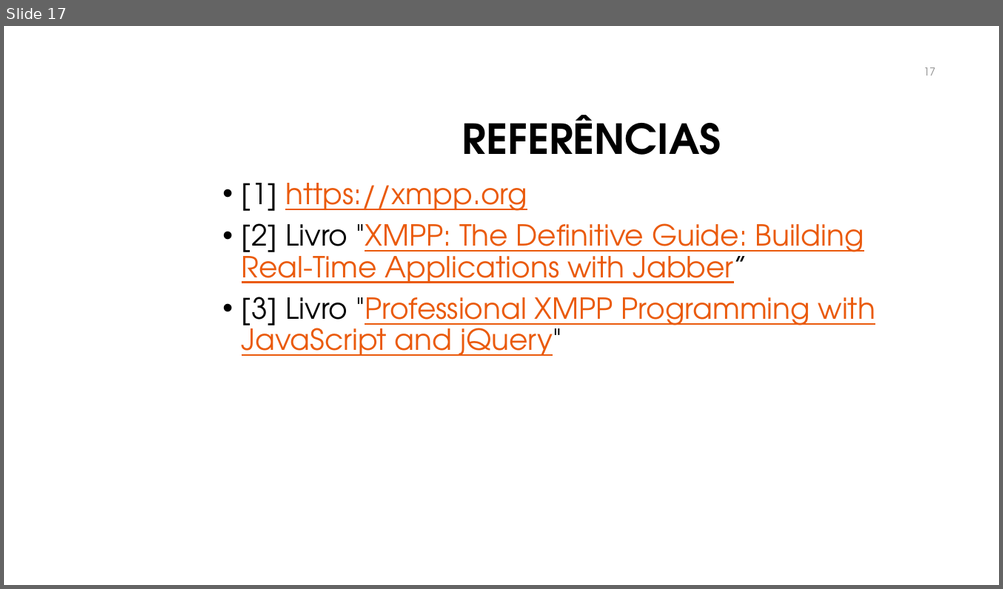
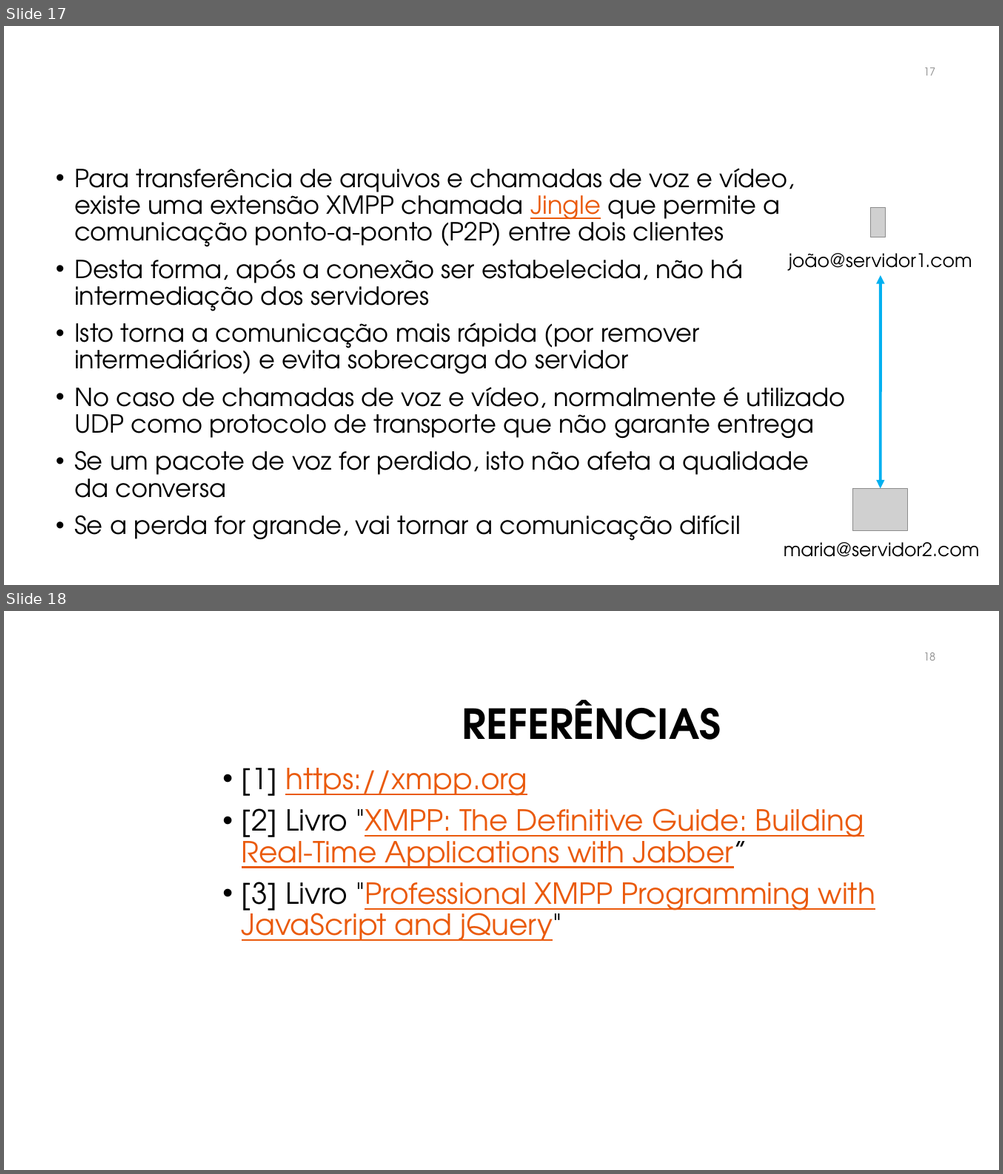
Before and after one commit to manoelcampos/sistemas-distribuidos, a slide deck: projects/06-xmpp-chat-client/xmpp.pptx. Shown one above the other, each under a label of ours: slide 17 before the commit, slides 17 and 18 after it. The pictures are 1003x589 and 1003x1174 pixels, drawn with LibreOffice and Linux fonts; fonts in the diff are those of the drawing; grey boxes stand for pictures; background and template pictures are left out. Boxes give left, top, right and bottom in pixels: in the first picture for what was removed or moved away, otherwise in the second. Text is boxed around its words. In the diff, an @@ line names an element or a change of style, - is before the commit and + after.

Commit message:
Atualiza apresentação XMPP, incluindo detalhes de chamadas P2P de voz e vídeo

```diff
--- a/projects/06-xmpp-chat-client/xmpp.pptx
+++ b/projects/06-xmpp-chat-client/xmpp.pptx
@@ slide 17 added at (4,26,999,585), background #FFFFFF @@
@@ page number added at (923,67,935,76), 10.5 pt, text #8C8C8C @@
+17
@@ text added at (74,168,845,541), 24 pt, text #000000 @@
+• Para transferência de arquivos e chamadas de voz e vídeo, existe uma extensão XMPP chamada Jingle que permite a comunicação ponto-a-ponto (P2P) entre dois clientes
+• Desta forma, após a conexão ser estabelecida, não há intermediação dos servidores
+• Isto torna a comunicação mais rápida (por remover intermediários) e evita sobrecarga do servidor
+• No caso de chamadas de voz e vídeo, normalmente é utilizado UDP como protocolo de transporte que não garante entrega
+• Se um pacote de voz for perdido, isto não afeta a qualidade da conversa
+• Se a perda for grande, vai tornar a comunicação difícil
@@ title added at (255,222,433,246), 36 pt, text #FFFFFF, bold @@
+ARQUITETURA PEER-TO-PEER
+(P2P, PONTO-A-PONTO)
@@ group added at (783,208,979,557): 2 pictures, 2 texts, 1 curved double arrow @@
+joão@servidor1.com
+maria@servidor2.com
@@ what was slide 17 is now slide 18 @@
@@ page number at (923,652,935,661): text changed @@
-17
+18
```
Also in this commit, not shown: 1 slide changed.
